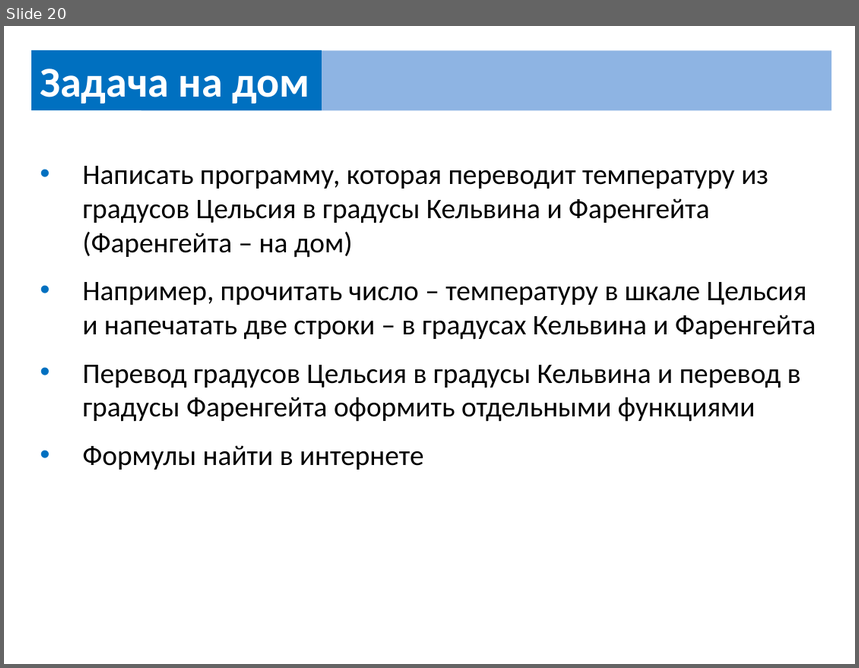
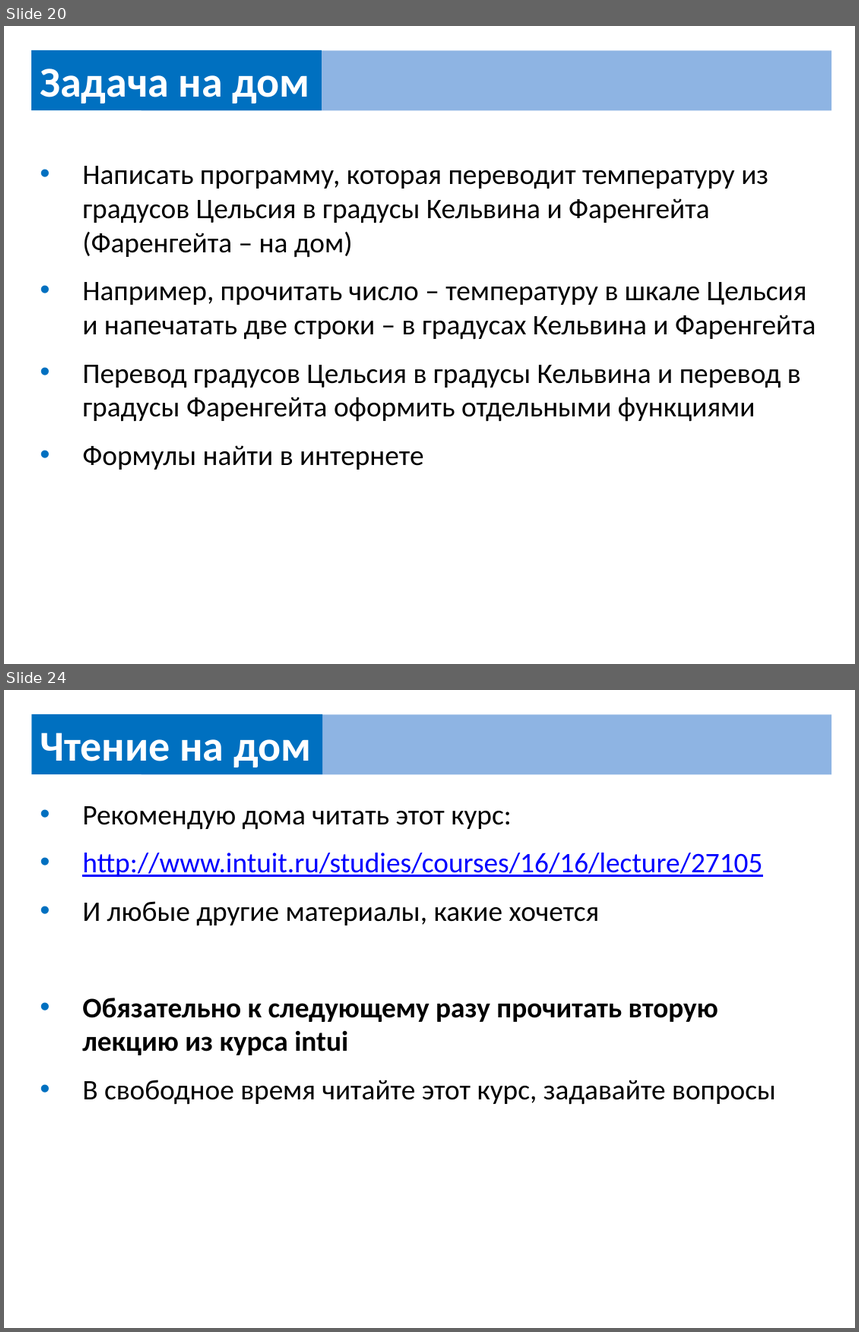
Before and after one commit to UsovaAnna/lesson, a slide deck: src/home/home_work.pptx. Shown one above the other, each under a label of ours: slide 20 before the commit, slides 20 and 24 after it; the slides between them are not shown. The pictures are 859x668 and 859x1332 pixels, drawn with LibreOffice and Linux fonts; fonts in the diff are those of the drawing. Boxes give left, top, right and bottom in pixels: in the first picture for what was removed or moved away, otherwise in the second. Text is boxed around its words. In the diff, an @@ line names an element or a change of style, - is before the commit and + after.

```diff
--- a/src/home/home_work.pptx
+++ b/src/home/home_work.pptx
@@ slide 24 added at [4, 690, 855, 1328], background #FFFFFF @@
@@ rectangle added at [31, 714, 322, 775], fill #0070C0, 36 pt, text #FFFFFF, bold @@
+Чтение на дом
@@ rectangle added at [141, 714, 832, 775], fill #8EB4E3 @@
@@ text added at [82, 806, 776, 1104], 24 pt, text #000000 @@
+• Рекомендую дома читать этот курс:
+• http://www.intuit.ru/studies/courses/16/16/lecture/27105
+• И любые другие материалы, какие хочется
+• Обязательно к следующему разу прочитать вторую лекцию из курса intui
+• В свободное время читайте этот курс, задавайте вопросы
```
Also in this commit, not shown: 3 other slides added, 1 other file.
